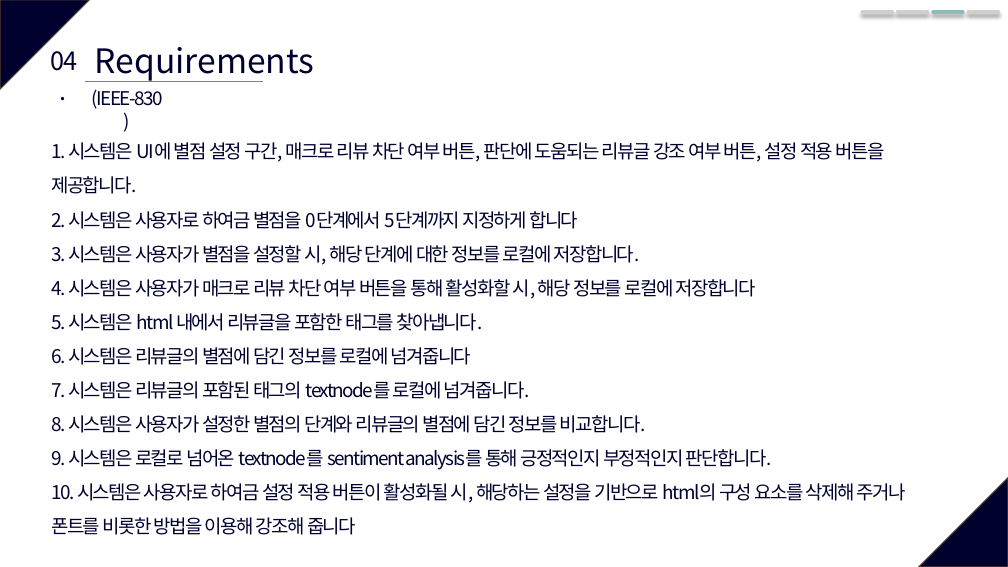
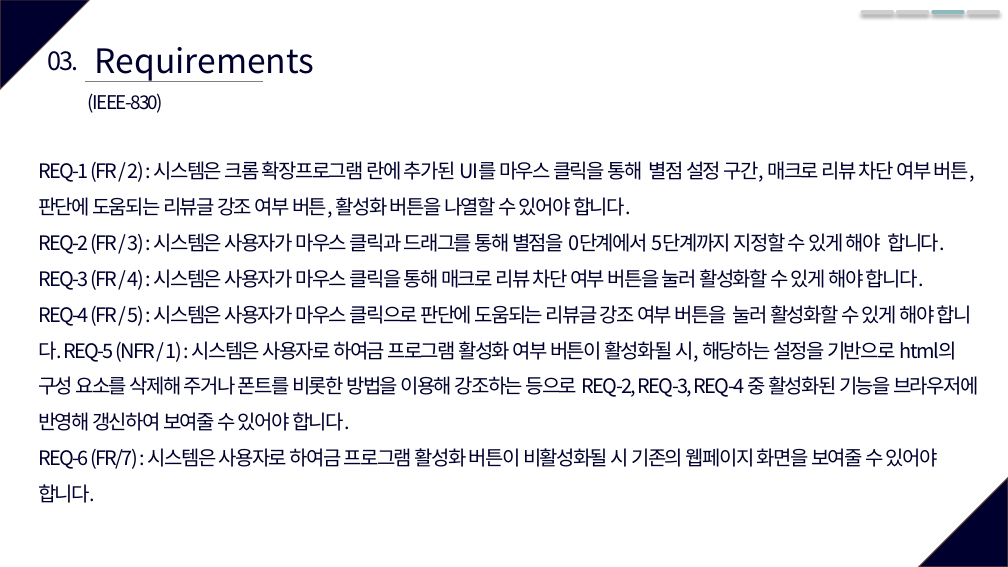
Before and after one commit to SWE-15-Team/Sentiment-Analysis-System, a slide deck: slide 9 of Checkpoint_1st.pptx (slide 8 before the commit). Drawn at 1008x567 pixels with LibreOffice and Linux fonts; fonts in the diff are those of the drawing. Boxes give left, top, right and bottom in pixels: in the first picture for what was removed or moved away, otherwise in the second. Text is boxed around its words. In the diff, an @@ line names an element or a change of style, - is before the commit and + after.

```diff
--- a/Checkpoint_1st.pptx
+++ b/Checkpoint_1st.pptx
@@ text at bbox=[47, 51, 79, 71]: text changed @@
-04.
+03.
@@ text "(IEEE-830)" at bbox=[88, 93, 164, 113]: alignment centre to left @@
@@ text at bbox=[38, 161, 978, 469]: text changed; size 18 to 19 pt @@
-1. 시스템은 UI에 별점 설정 구간, 매크로 리뷰 차단 여부 버튼, 판단에 도움되는 리뷰글 강조 여부 버튼, 설정 적용 버튼을 제공합니다.
-2. 시스템은 사용자로 하여금 별점을 0단계에서 5단계까지 지정하게 합니다
-3. 시스템은 사용자가 별점을 설정할 시, 해당 단계에 대한 정보를 로컬에 저장합니다.
-4. 시스템은 사용자가 매크로 리뷰 차단 여부 버튼을 통해 활성화할 시, 해당 정보를 로컬에 저장합니다
-5. 시스템은 html 내에서 리뷰글을 포함한 태그를 찾아냅니다.
-6. 시스템은 리뷰글의 별점에 담긴 정보를 로컬에 넘겨줍니다
-7. 시스템은 리뷰글의 포함된 태그의 textnode를 로컬에 넘겨줍니다.
-8. 시스템은 사용자가 설정한 별점의 단계와 리뷰글의 별점에 담긴 정보를 비교합니다.
-9. 시스템은 로컬로 넘어온 textnode를 sentiment analysis를 통해 긍정적인지 부정적인지 판단합니다.
-10. 시스템은 사용자로 하여금 설정 적용 버튼이 활성화될 시, 해당하는 설정을 기반으로 html의 구성 요소를 삭제해 주거나 폰트를 비롯한 방법을 이용해 강조해 줍니다
+REQ-1 (FR / 2) : 시스템은 크롬 확장프로그램 란에 추가된 UI를 마우스 클릭을 통해 별점 설정 구간, 매크로 리뷰 차단 여부 버튼, 판단에 도움되는 리뷰글 강조 여부 버튼, 활성화 버튼을 나열할 수 있어야 합니다.
+REQ-2 (FR / 3) : 시스템은 사용자가 마우스 클릭과 드래그를 통해 별점을 0단계에서 5단계까지 지정할 수 있게 해야 합니다.
+REQ-3 (FR / 4) : 시스템은 사용자가 마우스 클릭을 통해 매크로 리뷰 차단 여부 버튼을 눌러 활성화할 수 있게 해야 합니다.
+REQ-4 (FR / 5) : 시스템은 사용자가 마우스 클릭으로 판단에 도움되는 리뷰글 강조 여부 버튼을 눌러 활성화할 수 있게 해야 합니다. REQ-5 (NFR / 1) : 시스템은 사용자로 하여금 프로그램 활성화 여부 버튼이 활성화될 시, 해당하는 설정을 기반으로 html의 구성 요소를 삭제해 주거나 폰트를 비롯한 방법을 이용해 강조하는 등으로 REQ-2, REQ-3, REQ-4 중 활성화된 기능을 브라우저에 반영해 갱신하여 보여줄 수 있어야 합니다.
+REQ-6 (FR/7) : 시스템은 사용자로 하여금 프로그램 활성화 버튼이 비활성화될 시 기존의 웹페이지 화면을 보여줄 수 있어야 합니다.
```
Also in this commit, not shown: 9 other slides changed, 9 slides added, 2 slides removed, 1 other file.
